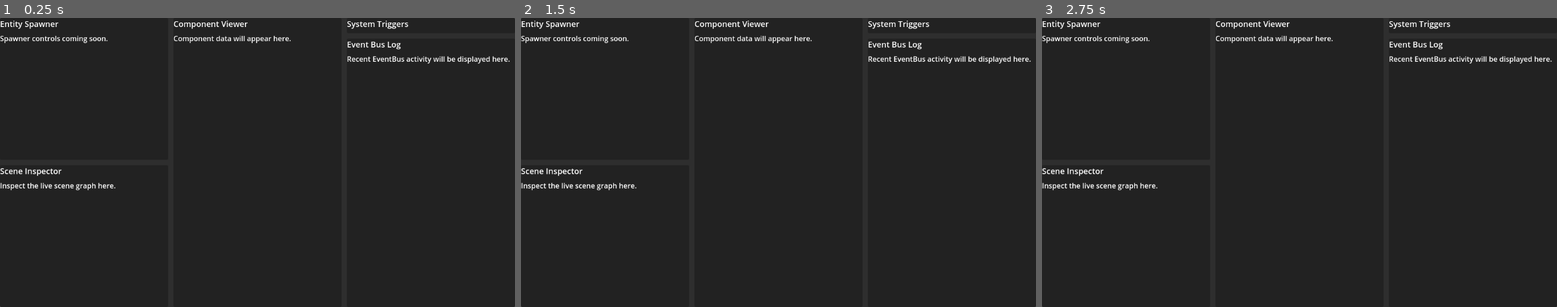
Above: before the commit, frames 1-3 (left to right).
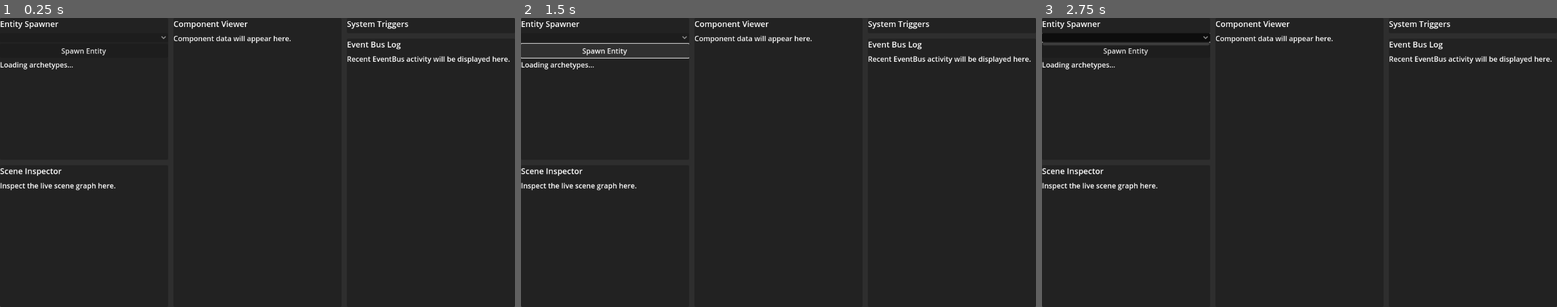
Above: after the commit, the same moments.

Repository: invisibleacropolis-ops/Glevel3
Game: Godot game, scene res://tests/scenes/System_Testbed.tscn
Same seed, same stepped clock (60 frames per second), same inputs: the game is played once before the commit and once after it. This scene is started directly instead of the project's main scene.
Inputs (mouse positions are in pixels of both pictures, inside the frame that each line leads up to):
- Up to frame 1 (0.25 s): no input
- Up to frame 2 (1.5 s): click (603, 38) at 0.52 s; click (603, 49) at 1.25 s, where only the run after the commit has a clickable "Spawn Entity"
- Up to frame 3 (2.75 s): click (1124, 38) at 2.02 s

The runs differ from the first frame. In frame 1, 0.5% of the frame differs, in the area x 0-33%, y 6-18%; in frame 2, 0.7%; in frame 3, 0.7%.
Error after the commit: Invalid access to property or key 'pressed' on a base object of type 'null instance'. (res://tests/scripts/system_testbed/EntitySpawnerPanel.gd:19)

Commit message:
Implement system testbed entity spawner

Diff:
--- /dev/null
+++ b/assets/entity_archetypes/GoblinArcher_EntityData.tres
@@ -0,0 +1,14 @@
+[gd_resource type="Resource" script_class="EntityData" load_steps=3 format=3]
+
+[ext_resource type="Script" path="res://src/core/EntityData.gd" id="1"]
+[ext_resource type="Resource" path="res://assets/entity_archetypes/GoblinArcher_StatsComponent.tres" id="2"]
+
+[resource]
+script = ExtResource("1")
+entity_id = "goblin_archer"
+display_name = "Goblin Archer"
+entity_type = 2
+archetype_id = "GoblinArcher"
+components = Dictionary[StringName, Resource]({
+&"stats": ExtResource("2")
+})
--- /dev/null
+++ b/assets/entity_archetypes/GoblinArcher_StatsComponent.tres
@@ -0,0 +1,17 @@
+[gd_resource type="Resource" script_class="StatsComponent" load_steps=2 format=3]
+
+[ext_resource type="Script" path="res://src/components/StatsComponent.gd" id="1"]
+
+[resource]
+script = ExtResource("1")
+job_id = &"archer"
+job_title = "Goblin Archer"
+health = 32
+max_health = 32
+action_points = 2
+max_action_points = 2
+agility = 4
+speed = 3
+strength = 2
+combat_training = 2
+inventory_items = Array[StringName]([&"rusty_arrow", &"rusty_arrow"])
--- /dev/null
+++ b/assets/entity_archetypes/SkeletonWarrior_EntityData.tres
@@ -0,0 +1,14 @@
+[gd_resource type="Resource" script_class="EntityData" load_steps=3 format=3]
+
+[ext_resource type="Script" path="res://src/core/EntityData.gd" id="1"]
+[ext_resource type="Resource" path="res://assets/entity_archetypes/SkeletonWarrior_StatsComponent.tres" id="2"]
+
+[resource]
+script = ExtResource("1")
+entity_id = "skeleton_warrior"
+display_name = "Skeleton Warrior"
+entity_type = 2
+archetype_id = "SkeletonWarrior"
+components = Dictionary[StringName, Resource]({
+&"stats": ExtResource("2")
+})
--- /dev/null
+++ b/assets/entity_archetypes/SkeletonWarrior_StatsComponent.tres
@@ -0,0 +1,17 @@
+[gd_resource type="Resource" script_class="StatsComponent" load_steps=2 format=3]
+
+[ext_resource type="Script" path="res://src/components/StatsComponent.gd" id="1"]
+
+[resource]
+script = ExtResource("1")
+job_id = &"warrior"
+job_title = "Skeleton Warrior"
+health = 45
+max_health = 45
+action_points = 3
+max_action_points = 3
+strength = 4
+speed = 2
+armor_rating = 3
+combat_training = 3
+inventory_items = Array[StringName]([&"rusty_sword"])
--- /dev/null
+++ b/src/entities/Entity.gd
@@ -0,0 +1,13 @@
+extends Node
+class_name Entity
+
+## Runtime node representing a spawned gameplay entity within the testbed.
+## Wraps an EntityData manifest so systems can operate on canonical data while
+## keeping the scene graph lightweight.
+@export var entity_data: EntityData
+
+func _ready() -> void:
+    """Registers the node with the canonical entities group for system discovery."""
+    add_to_group("entities")
+    if entity_data == null:
+        push_warning("Entity node instantiated without EntityData. Assign a manifest before running systems.")
--- /dev/null
+++ b/src/entities/Entity.tscn
@@ -0,0 +1,6 @@
+[gd_scene load_steps=2 format=3]
+
+[ext_resource type="Script" path="res://src/entities/Entity.gd" id="1"]
+
+[node name="Entity" type="Node"]
+script = ExtResource("1")
--- a/src/globals/AssetRegistry.gd
+++ b/src/globals/AssetRegistry.gd
@@ -10,6 +10,7 @@
 ## exported `directories_to_scan` property.
 const DEFAULT_SCAN_DIRECTORIES: Array[String] = [
     "res://assets/archetypes/",
+    "res://assets/entity_archetypes/",
     "res://assets/traits/",
 ]
 
@@ -111,3 +112,8 @@
 ## be mutated from the outside.
 func get_failed_assets() -> Dictionary:
     return failed_assets.duplicate()
+
+## Returns a shallow copy of the loaded asset catalog so callers can iterate over
+## registered resources without mutating the registry's internal cache.
+func get_asset_catalog() -> Dictionary[String, Resource]:
+    return assets.duplicate()
--- a/tests/scenes/System_Testbed.tscn
+++ b/tests/scenes/System_Testbed.tscn
@@ -21,6 +21,8 @@
 offset_bottom = 0.0
 size_flags_horizontal = 3
 size_flags_vertical = 3
+
+[node name="TestEnvironment" type="Node" parent="."]
 
 [node name="MainHBox" type="HBoxContainer" parent="RootPanel"]
 anchors_preset = 15
@@ -61,8 +63,15 @@
 size_flags_horizontal = 3
 size_flags_vertical = 3
 
-[node name="EntitySpawnerPlaceholder" type="Label" parent="RootPanel/MainHBox/LeftColumn/EntitySpawnerPanel/EntitySpawnerContent/EntitySpawnerScroll/EntitySpawnerBody"]
-text = "Spawner controls coming soon."
+[node name="ArchetypeSelector" type="OptionButton" parent="RootPanel/MainHBox/LeftColumn/EntitySpawnerPanel/EntitySpawnerContent/EntitySpawnerScroll/EntitySpawnerBody"]
+size_flags_horizontal = 3
+
+[node name="SpawnButton" type="Button" parent="RootPanel/MainHBox/LeftColumn/EntitySpawnerPanel/EntitySpawnerContent/EntitySpawnerScroll/EntitySpawnerBody"]
+text = "Spawn Entity"
+size_flags_horizontal = 3
+
+[node name="SpawnStatusLabel" type="Label" parent="RootPanel/MainHBox/LeftColumn/EntitySpawnerPanel/EntitySpawnerContent/EntitySpawnerScroll/EntitySpawnerBody"]
+text = "Loading archetypes..."
 autowrap_mode = 3
 
 [node name="SceneInspectorPanel" type="PanelContainer" parent="RootPanel/MainHBox/LeftColumn"]
--- a/tests/scripts/system_testbed/EntitySpawnerPanel.gd
+++ b/tests/scripts/system_testbed/EntitySpawnerPanel.gd
@@ -1,10 +1,138 @@
 extends PanelContainer
 class_name EntitySpawnerPanel
-"""
-Presents controls for instantiating prefab entities into the active testbed scene.
-Currently a placeholder that will be wired to scene spawning services in later tasks.
-"""
+"""UI controller responsible for spawning archetype-driven entities into the testbed."""
+
+const ENTITY_DIRECTORY := "res://assets/entity_archetypes/"
+const ENTITY_SCENE_PATH := "res://src/entities/Entity.tscn"
+
+const EntityData := preload("res://src/core/EntityData.gd")
+const Entity := preload("res://src/entities/Entity.gd")
+
+@onready var _archetype_selector: OptionButton = %ArchetypeSelector
+@onready var _spawn_button: Button = %SpawnButton
+@onready var _status_label: Label = %SpawnStatusLabel
+
+var _test_environment: Node
 
 func _ready() -> void:
-    """Placeholder hook for future UI signal wiring."""
-    pass
+    """Initialises the archetype list and wires UI interactions."""
+    _spawn_button.pressed.connect(_on_spawn_button_pressed)
+    _archetype_selector.item_selected.connect(_on_archetype_selected)
+    _populate_archetype_selector()
+
+func _populate_archetype_selector() -> void:
+    """Builds the dropdown options from the AssetRegistry catalog."""
+    _archetype_selector.clear()
+    var registry := AssetRegistry
+    if registry == null:
+        _status_label.text = "AssetRegistry autoload not available."
+        _spawn_button.disabled = true
+        return
+
+    var entries := _collect_archetype_keys(registry.get_asset_catalog())
+    if entries.is_empty():
+        registry._scan_and_load_assets(ENTITY_DIRECTORY)
+        entries = _collect_archetype_keys(registry.get_asset_catalog())
+
+    entries.sort()
+
+    for entry in entries:
+        _archetype_selector.add_item(entry)
+        var index := _archetype_selector.item_count - 1
+        _archetype_selector.set_item_metadata(index, entry)
+
+    if _archetype_selector.item_count == 0:
+        _status_label.text = "No EntityData resources found in entity_archetypes."
+        _spawn_button.disabled = true
+        return
+
+    _archetype_selector.select(0)
+    _spawn_button.disabled = false
+    _status_label.text = "Select an archetype and press Spawn to instantiate an entity."
+
+func _on_archetype_selected(_item_index: int) -> void:
+    """Enables spawning once a valid archetype selection exists."""
+    var has_selection := _get_selected_archetype_id() != ""
+    _spawn_button.disabled = not has_selection
+
+func _on_spawn_button_pressed() -> void:
+    """Instantiates the selected archetype into the TestEnvironment node."""
+    var archetype_id := _get_selected_archetype_id()
+    if archetype_id == "":
+        _status_label.text = "Select an archetype before spawning."
+        return
+
+    var registry := AssetRegistry
+    if registry == null:
+        _status_label.text = "AssetRegistry is unavailable."
+        return
+
+    var base_resource := registry.get_asset(archetype_id)
+    if base_resource == null:
+        _status_label.text = "Unable to locate resource for %s." % archetype_id
+        return
+    if not (base_resource is EntityData):
+        _status_label.text = "%s is not an EntityData resource." % archetype_id
+        return
+
+    var entity_data: EntityData = base_resource.duplicate(true)
+    var entity_scene: PackedScene = load(ENTITY_SCENE_PATH)
+    if entity_scene == null:
+        _status_label.text = "Base Entity.tscn could not be loaded."
+        return
+
+    var entity_instance := entity_scene.instantiate()
+    if not (entity_instance is Entity):
+        if entity_instance != null:
+            entity_instance.queue_free()
+        _status_label.text = "Base entity scene does not provide the Entity script."
+        return
+
+    entity_instance.entity_data = entity_data
+    if entity_data.display_name != "":
+        entity_instance.name = entity_data.display_name
+    else:
+        entity_instance.name = archetype_id.get_basename()
+
+    var environment := _resolve_test_environment()
+    if environment == null:
+        entity_instance.queue_free()
+        _status_label.text = "TestEnvironment node is missing from the scene."
+        return
+
+    environment.add_child(entity_instance)
+    _status_label.text = "Spawned %s into TestEnvironment." % entity_instance.name
+
+func _get_selected_archetype_id() -> String:
+    """Returns the asset key for the currently highlighted archetype."""
+    var selected_index := _archetype_selector.get_selected()
+    if selected_index < 0:
+        return ""
+    var metadata := _archetype_selector.get_item_metadata(selected_index)
+    if metadata is String:
+        return metadata
+    return ""
+
+func _resolve_test_environment() -> Node:
+    """Caches a reference to the TestEnvironment node for spawned entities."""
+    if is_instance_valid(_test_environment):
+        return _test_environment
+    var current_scene := get_tree().get_current_scene()
+    if current_scene == null:
+        return null
+    _test_environment = current_scene.get_node_or_null("TestEnvironment")
+    return _test_environment
+
+func _collect_archetype_keys(catalog: Dictionary) -> Array[String]:
+    """Filters the registry catalog for EntityData resources in the archetype directory."""
+    var entries: Array[String] = []
+    for asset_key in catalog.keys():
+        var resource: Resource = catalog.get(asset_key)
+        if resource == null:
+            continue
+        if not (resource is EntityData):
+            continue
+        if not resource.resource_path.begins_with(ENTITY_DIRECTORY):
+            continue
+        entries.append(asset_key)
+    return entries
